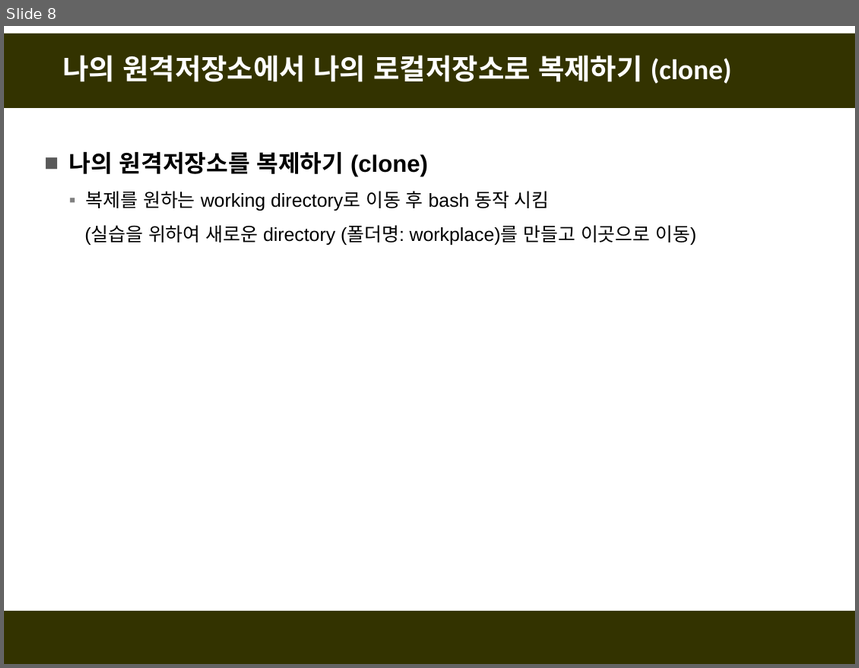
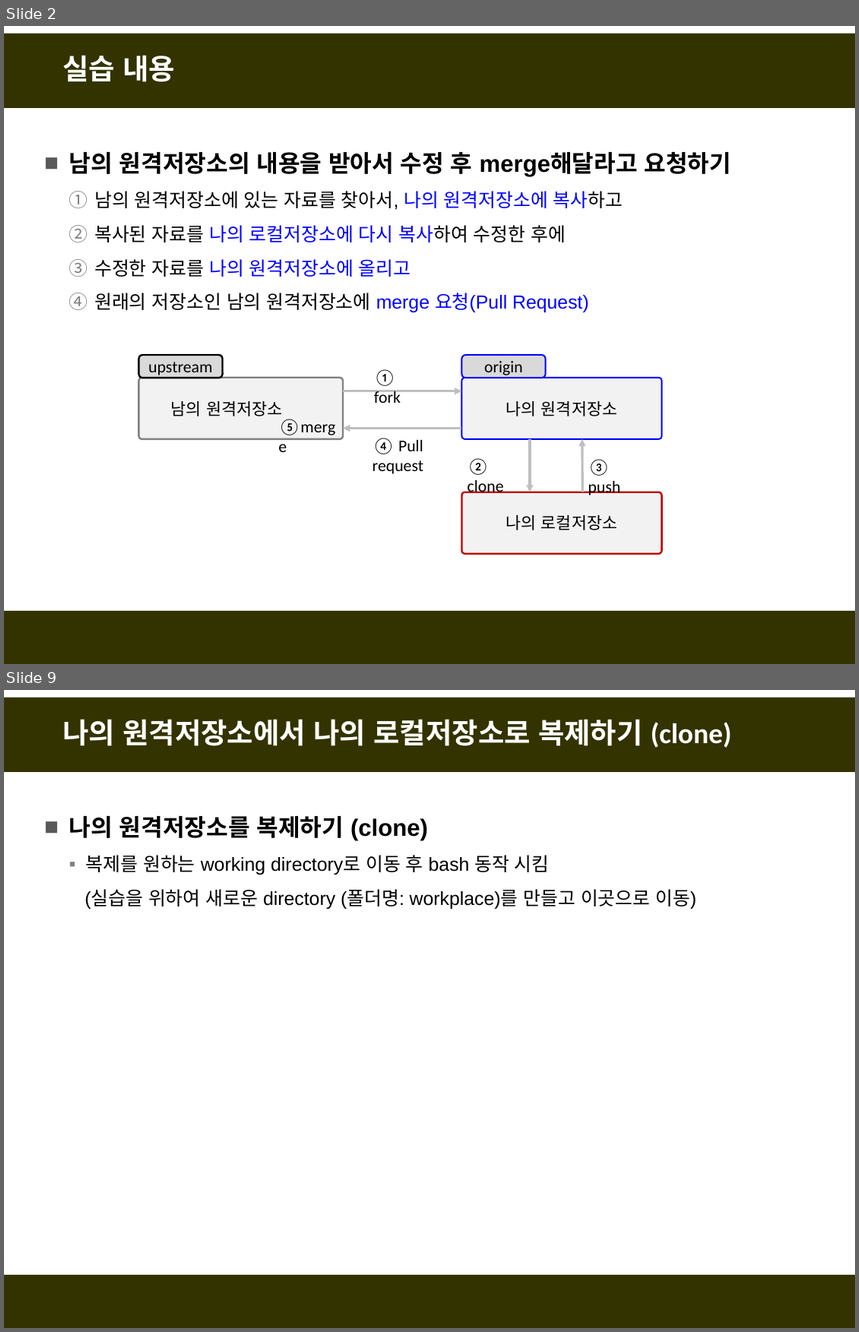
Before and after one commit to fasthill/github-lecture, a slide deck: git및github첫걸음3-원격저장소이용.pptx. Shown one above the other, each under a label of ours: slide 8 before the commit, slides 2 and 9 after it; the slides between them are not shown. The pictures are 859x668 and 859x1332 pixels, drawn with LibreOffice and Linux fonts; fonts in the diff are those of the drawing. Boxes give left, top, right and bottom in pixels: in the first picture for what was removed or moved away, otherwise in the second. Text is boxed around its words. In the diff, an @@ line names an element or a change of style, - is before the commit and + after.

```diff
--- a/git및github첫걸음3-원격저장소이용.pptx
+++ b/git및github첫걸음3-원격저장소이용.pptx
@@ slide 2 added at (4,26,855,664), background #FFFFFF; not listed: 2 template elements that a slide beside it also shows @@
@@ title added at (63,55,175,82), 24 pt, text #FFFFFF, bold @@
+실습 내용
@@ text added at (69,152,732,313), 16 pt, text #000000 @@
+■ 남의 원격저장소의 내용을 받아서 수정 후 merge해달라고 요청하기
+  1. 남의 원격저장소에 있는 자료를 찾아서, 나의 원격저장소에 복사하고
+  2. 복사된 자료를 나의 로컬저장소에 다시 복사하여 수정한 후에
+  3. 수정한 자료를 나의 원격저장소에 올리고
+  4. 원래의 저장소인 남의 원격저장소에 merge 요청(Pull Request)
@@ rounded rectangle added at (139,355,222,379), fill #D9D9D9, outline #000000 1.5 pt, 14 pt, text #000000 @@
+upstream
@@ rounded rectangle added at (462,355,545,379), fill #D9D9D9, outline #0000FF 1.25 pt, 14 pt, text #000000 @@
+origin
@@ rounded rectangle added at (139,378,343,439), fill #F2F2F2, outline #808080 1.5 pt, 14 pt, text #000000 @@
+남의 원격저장소
@@ text added at (374,370,401,403), 14 pt, text #000000 @@
+① fork
@@ rounded rectangle added at (462,378,662,439), fill #F2F2F2, outline #0000FF 1.25 pt, 14 pt, text #000000 @@
+나의 원격저장소
@@ text added at (271,412,348,442), 14 pt, text #000000 @@
+⑤merge
@@ arrow added from (343, 391) to (462, 391), #BFBFBF 2 pt @@
@@ arrow added from (462, 429) to (343, 429), #BFBFBF 2 pt @@
@@ text added at (373,438,424,474), 14 pt, text #000000 @@
+④ Pull
+request
@@ text added at (468,458,504,493), 14 pt, text #000000 @@
+② clone
@@ arrow added from (530, 439) to (530, 493), #BFBFBF 2 pt @@
@@ arrow added from (583, 493) to (582, 439), #BFBFBF 2 pt @@
@@ text added at (588,459,621,496), 14 pt, text #000000 @@
+③ push
@@ rounded rectangle added at (462,493,662,553), fill #F2F2F2, outline #C00000 1.5 pt, 14 pt, text #000000 @@
+나의 로컬저장소
@@ what was slide 8 is now slide 9 @@
```
Also in this commit, not shown: 7 slides changed, 2 other slides added.
